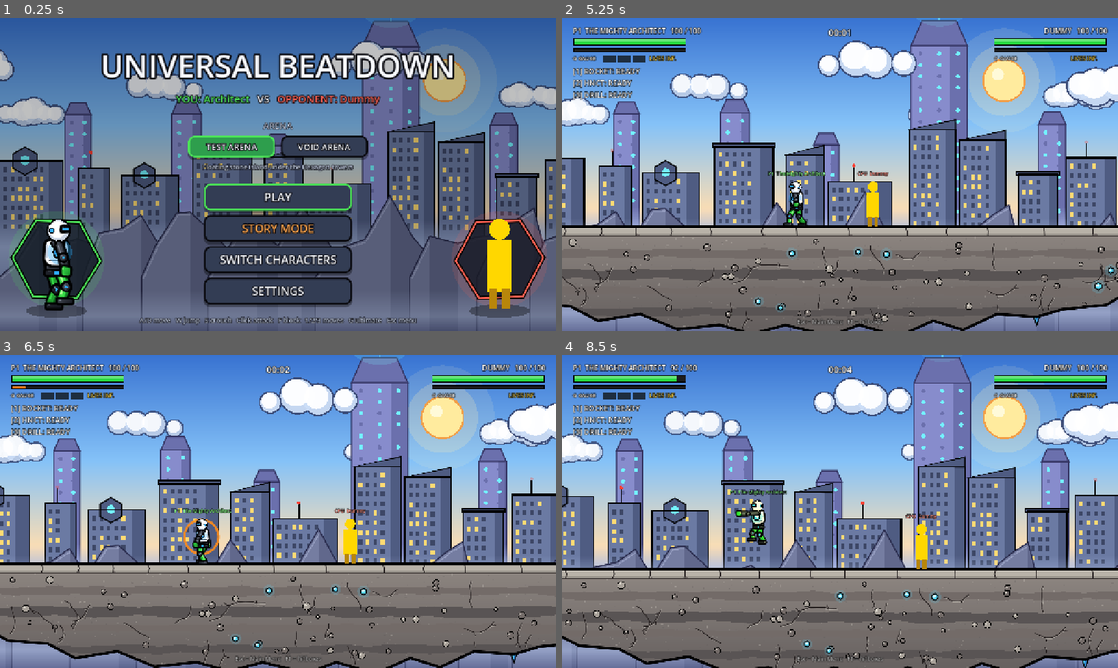
Above: before the commit, frames 1-4 (two rows, left to right).
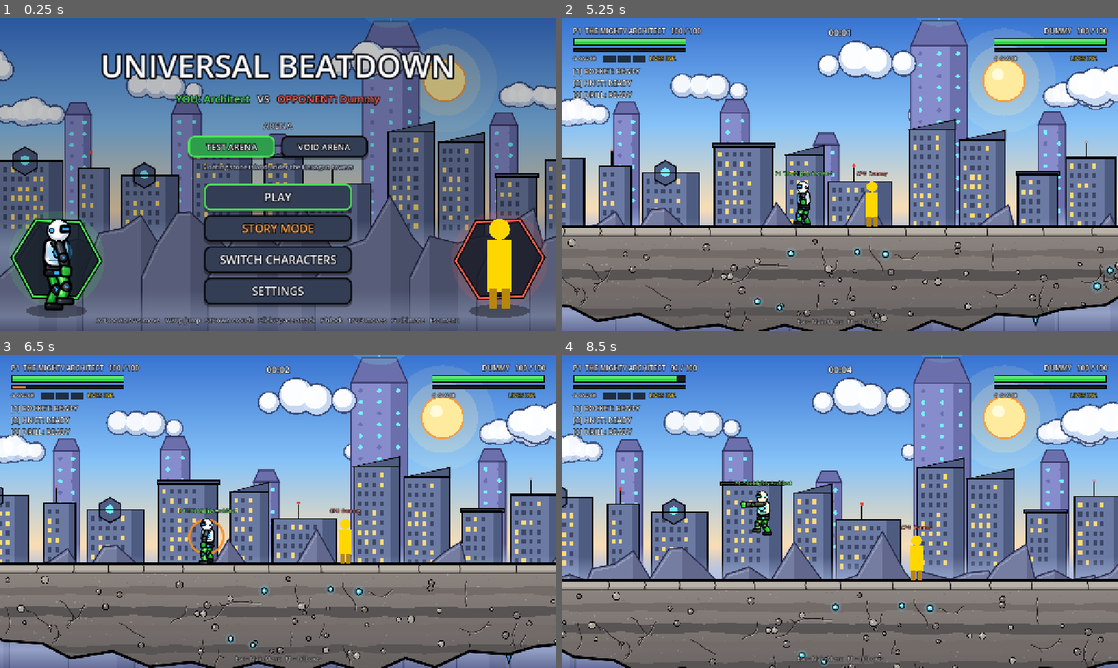
Above: after the commit, the same moments.

Repository: mahitoitadori2-dotcom/fighting-game
Game: Godot game, scene res://scenes/MainMenu.tscn
Two runs of this game, one before a commit and one after it. Both use one fixed random seed, a clock stepped at 60 frames per second and the inputs below.
Inputs (mouse positions are in pixels of both pictures, inside the frame that each line leads up to):
- Up to frame 1 (0.25 s): no input
- Up to frame 2 (5.25 s): click "PLAY" at 0.5 s; click "START" at 1.25 s; tap Enter (ui_accept) at 2 s; move the mouse to (962, 158) at 2.02 s; hold D (move_right) 2.03-2.75 s; tap F (block) at 2.1 s; click (962, 158) at 2.17 s; tap W (jump) at 2.27, 2.57 s; tap S (crouch) at 2.3 s; drag from (728, 190) to (890, 205) at 2.77 s; move the mouse to (895, 105) at 3.52 s; hold D (move_right) 3.53-4.25 s; click (895, 105) at 3.6 s; tap G (ultimate) at 3.8 s; drag from (812, 237) to (673, 127) at 4.27 s; move the mouse to (1006, 221) at 5.02 s; hold A (move_left) from 5.03 s (still down); tap Space at 5.1 s; click (1006, 221) at 5.17 s
- Up to frame 3 (6.5 s): tap W (jump) at 5.27, 5.57 s; tap R at 5.3 s; release A (move_left) at 5.75 s; drag from (111, 464) to (333, 545) at 5.77 s
- Up to frame 4 (8.5 s): move the mouse to (867, 511) at 6.52 s; hold L (debug_sim_back) 6.53-7.25 s; tap W (jump) at 6.6, 8.27 s; click (867, 511) at 6.67 s; tap F (block) at 6.8 s; drag from (756, 433) to (728, 527) at 7.27 s; move the mouse to (962, 495) at 8.02 s; hold Up from 8.03 s (still down); tap S (crouch) at 8.1 s; click (962, 495) at 8.3 s

The runs differ from the first frame. In frame 1, 0.7% of the frame differs, in the area x 17-83%, y 95-99%; in frame 2, 3.4%; in frame 3, 9.2%; in frame 4, 23%, in the area x 0-100%, y 0-100%.

Commit message:
Add arrow keys and Space as alternate fight controls
Arrow keys move, jump (Up) and crouch (Down); Space attacks. They are
added on top of WASD + mouse in CombatManager.register_alt_keys(), so
the existing keys, controller and touch controls are unchanged.
Main Menu hint and vault/Content.md list the new keys.

Diff:
--- a/scripts/CombatManager.gd
+++ b/scripts/CombatManager.gd
@@ -233,7 +233,18 @@
 		var ev := InputEventMouseButton.new()
 		ev.button_index = MOUSE_BUTTON_LEFT
 		InputMap.action_add_event("punch", ev)
+	register_alt_keys()
 	register_controller()
+
+
+## Alternate keyboard layout, added on top of WASD + mouse (nothing removed):
+##   Arrow keys  move / jump (Up) / crouch (Down)      Space  attack
+static func register_alt_keys() -> void:
+	_alt_key("move_left", KEY_LEFT)
+	_alt_key("move_right", KEY_RIGHT)
+	_alt_key("jump", KEY_UP)
+	_alt_key("crouch", KEY_DOWN)
+	_alt_key("punch", KEY_SPACE)
 
 
 ## XBOX / any standard controller (P1). Added on top of the keyboard, nothing removed.
@@ -286,6 +297,15 @@
 		InputMap.action_add_event(action, ev)
 
 
+## Extra key for an action that may already exist (project.godot or _key()).
+static func _alt_key(action: String, key: Key) -> void:
+	_ensure_action(action)
+	var ev := InputEventKey.new()
+	ev.physical_keycode = key
+	if not InputMap.action_has_event(action, ev):
+		InputMap.action_add_event(action, ev)
+
+
 static func _key(action: String, key: Key) -> void:
 	if InputMap.has_action(action):
 		return
--- a/scripts/ui/MainMenu.gd
+++ b/scripts/ui/MainMenu.gd
@@ -85,13 +85,14 @@
 	col.add_child(settings_btn)
 
 	var hint := UiStyle.label(
-		"A/D move   W jump   S crouch   Click attack   F block   1/2/3 moves   G ultimate   Esc menu" if Input.get_connected_joypads().is_empty() else "Controller: Stick move  A jump  X attack  RB/LT block  Y/B/LB moves  RT ultimate  Start menu",
+		"A/D or Arrows move   W/Up jump   S/Down crouch   Click/Space attack   F block   1/2/3 moves   G ultimate   Esc menu" if Input.get_connected_joypads().is_empty() else "Controller: Stick move  A jump  X attack  RB/LT block  Y/B/LB moves  RT ultimate  Start menu",
 		15, UiStyle.TEXT_DIM, 5)
 	hint.set_anchors_and_offsets_preset(Control.PRESET_CENTER_BOTTOM)
 	hint.offset_top = -36
 	hint.offset_bottom = -12
-	hint.offset_left = -500
-	hint.offset_right = 500
+	hint.offset_left = -620
+	hint.offset_right = 620
+	hint.grow_horizontal = Control.GROW_DIRECTION_BOTH
 	add_child(hint)
 
 
Not shown, changed: vault/Content.md
